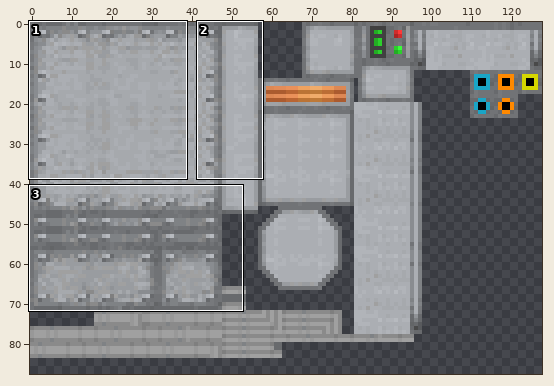
Sprite sheet, stored at src/main/resources/assets/advancedrocketry/textures/models/centrifuge.png. Above, an overview of the earlier version with the close-up marked.
Close-up. First the earlier version:
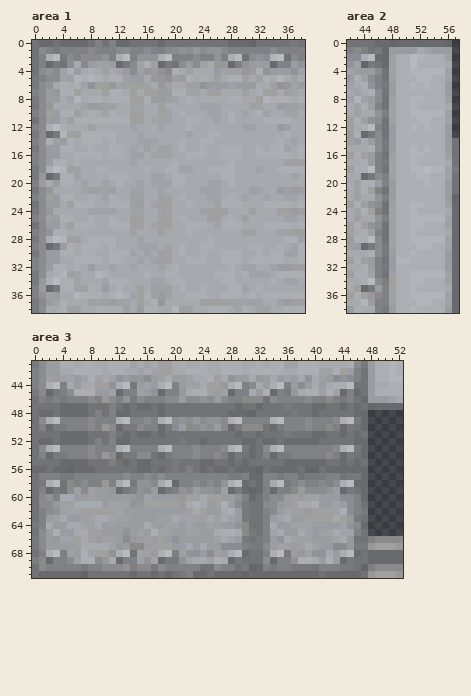
The file is 128x128 pixels. Colours within 5 levels of each other are drawn and written as one. Shown: area 1: x 0..38, y 0..38; area 2: x 42..57, y 0..38; area 3: x 0..52, y 41..71. The wide view leaves out empty margins.
Once edited:
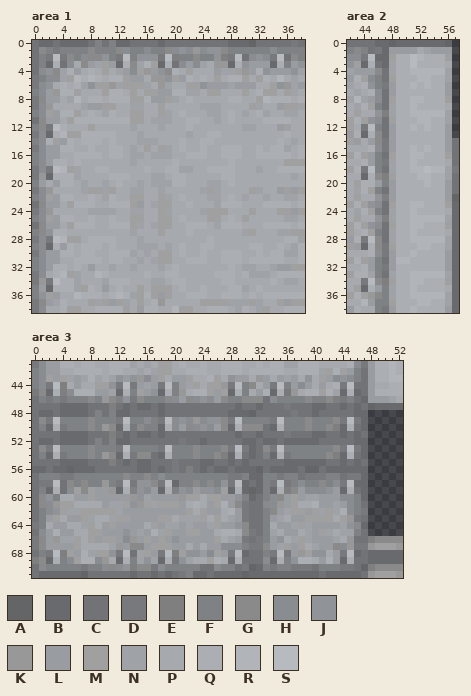
Palette (. is transparent): A #636567  B #686a6d  C #717376  D #77797c  E #7f7f7f  F #7f8285  G #8a8a8a  H #898c90  J #909397  K #989898  L #999ca0  M #a0a0a0  N #9fa2a6  P #a6a9ad  Q #abaeb3  R #b1b4b9  S #b7babf
Diff:
Area 1:
The author changed colour Q to colour D in row 2 at x 2, 12, 18 and 28; in row 12 at x 2; in row 18 at x 2; in row 28 at x 2; in row 34 at x 2.
The author changed colour R to colour D in row 2 at x 34.
The author changed colour D to colour Q in row 3 at x 3, 13 and 19; in row 13 at x 3; in row 19 at x 3; in row 29 at x 3; in row 35 at x 3.
The author changed colour E to colour Q in row 3 at x 29.
The author changed colour F to colour Q in row 3 at x 35.
Area 2:
The author changed colour A to colour B in row 3 at x 44.
The author changed colour Q to colour D in row 2 at x 44; in row 12 at x 44; in row 18 at x 44; in row 28 at x 44; in row 34 at x 44.
The author changed colour D to colour Q in row 3 at x 45; in row 13 at x 45; in row 19 at x 45; in row 29 at x 45; in row 35 at x 45.
Area 3:
The author changed colour P to colour D in row 58 at x 12, 18 and 34.
The author changed colour Q to colour D in row 44 at x 2, 12, 18, 28, 34 and 44; in row 49 at x 2, 12, 18, 28, 34 and 44; in row 53 at x 2, 12, 18, 28, 34 and 44; in row 58 at x 2, 28 and 44; in row 68 at x 2, 12, 18, 28, 34 and 44.
The author changed colour D to colour Q in row 45 at x 3; in row 50 at x 3, 13, 19, 29, 35 and 45; in row 54 at x 3, 13, 19, 29, 35 and 45; in row 59 at x 3, 13, 19, 29 and 45; in row 69 at x 19, 29 and 45.
The author changed colour E to colour Q in row 45 at x 13.
The author changed colour F to colour Q in row 45 at x 19, 29, 35 and 45; in row 59 at x 35; in row 69 at x 3, 13 and 35.
